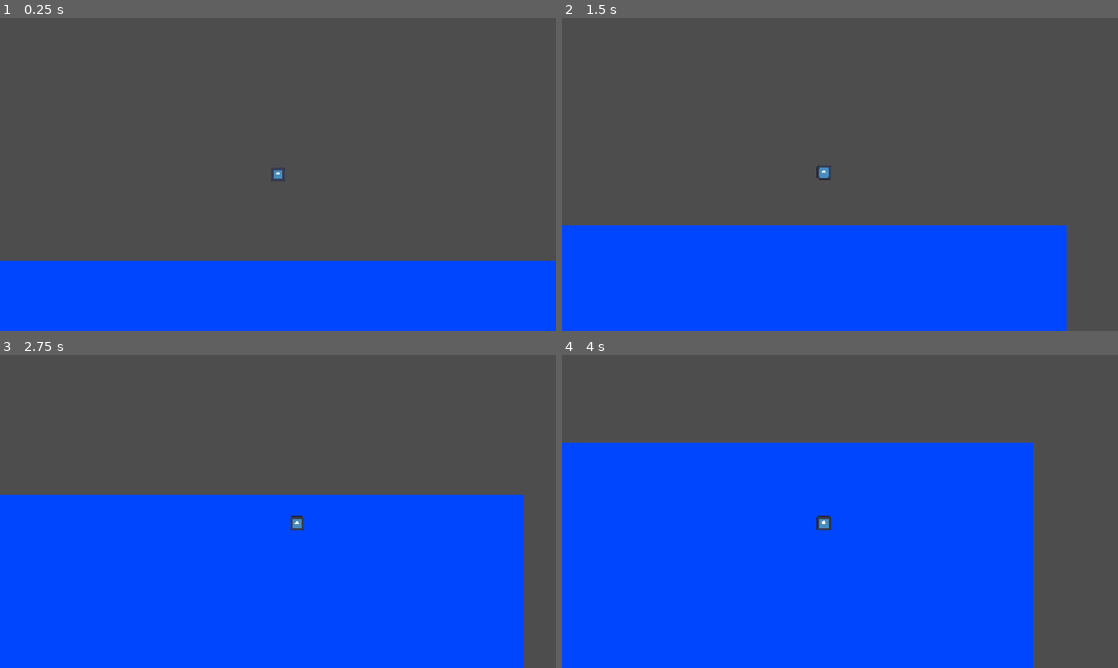
Above: before the commit, frames 1-4 (two rows, left to right).
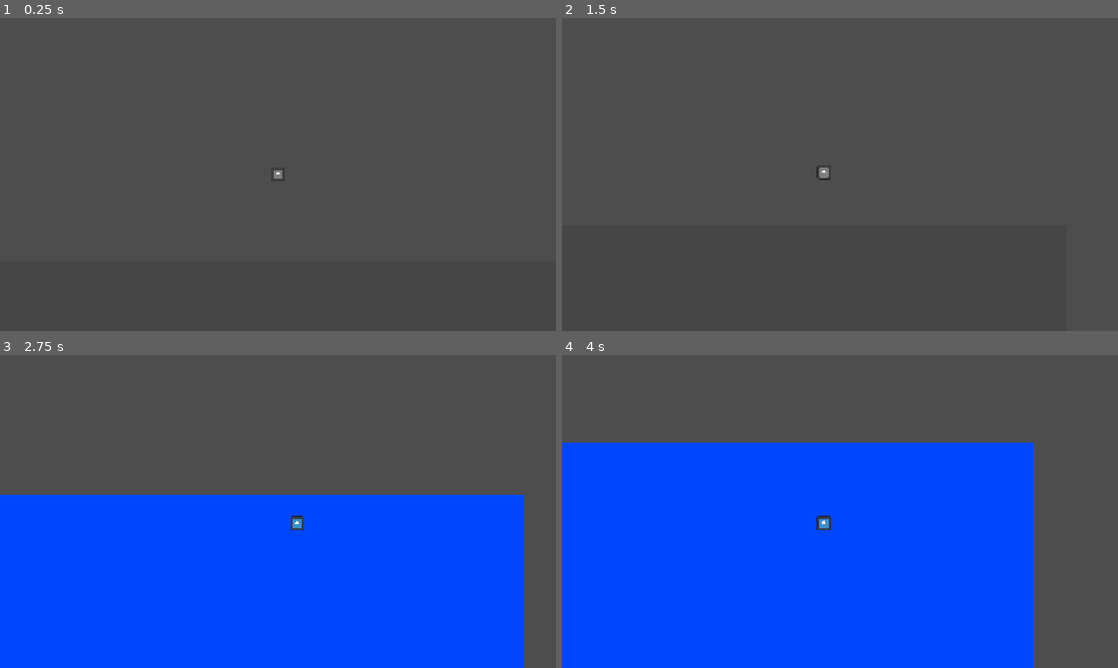
Above: after the commit, the same moments.

Repository: mason00james-cmyk/IceFisher
Game: Godot game, scene res://scenes/level_1.tscn
Same seed, same stepped clock (60 frames per second), same inputs: the game is played once before the commit and once after it. The engine's default icon, where the game draws it, is replaced by a stand-in: a white triangle on a blue panel in a dark square.
Inputs:
- Up to frame 1 (0.25 s): no input
- Up to frame 2 (1.5 s): tap Enter at 0.5 s; hold D (steer_right) 0.53-1.28 s; tap Space (cast) at 0.6 s; hold A (steer_left) from 1.28 s (still down); tap W (reel) at 1.35 s
- Up to frame 3 (2.75 s): release A (steer_left) at 2.03 s; hold D (steer_right) from 2.03 s (still down); tap Space (cast) at 2.1 s
- Up to frame 4 (4 s): tap W (reel) at 2.85 s; release D (steer_right) at 3.53 s; hold A (steer_left) from 3.53 s (still down); tap Space (cast) at 3.6 s

The runs differ from the first frame. In frame 1, 22% of the frame differs, in the area x 0-100%, y 48-100%; in frame 2, 31%, in the area x 0-91%, y 47-100%; in frame 3, less than 0.1%; in frame 4, less than 0.1%.

Commit message:
color shader
gray above, color below.

Diff:
--- a/scenes/level_1.tscn
+++ b/scenes/level_1.tscn
@@ -1,7 +1,9 @@
 [gd_scene format=3 uid="uid://m51eexi2yg12"]
 
+[ext_resource type="Script" uid="uid://c03i8gcfvm8rl" path="res://scripts/level.gd" id="1_5xbjy"]
 [ext_resource type="Texture2D" uid="uid://dueohcohekhw3" path="res://icon.svg" id="1_014kd"]
 [ext_resource type="Script" uid="uid://c6tt3ds2crnei" path="res://scripts/hook.gd" id="1_bswci"]
+[ext_resource type="Shader" uid="uid://fi7gmdd4ejnq" path="res://shaders/desaturate.gdshader" id="3_rus8k"]
 
 [sub_resource type="CircleShape2D" id="CircleShape2D_l885w"]
 radius = 12.0
@@ -9,7 +11,12 @@
 [sub_resource type="CircleShape2D" id="CircleShape2D_15krv"]
 radius = 22.203604
 
+[sub_resource type="ShaderMaterial" id="ShaderMaterial_l885w"]
+shader = ExtResource("3_rus8k")
+shader_parameter/saturation = 0.0
+
 [node name="Level" type="Node2D" unique_id=1837536374]
+script = ExtResource("1_5xbjy")
 
 [node name="WaterPlaceholder" type="ColorRect" parent="." unique_id=2074302051]
 offset_left = -640.0
@@ -36,3 +43,14 @@
 
 [node name="Camera2D" type="Camera2D" parent="Hook" unique_id=436906310]
 position_smoothing_enabled = true
+
+[node name="ColorFX" type="CanvasLayer" parent="." unique_id=984278124]
+
+[node name="ColorRect" type="ColorRect" parent="ColorFX" unique_id=2087667428]
+material = SubResource("ShaderMaterial_l885w")
+anchors_preset = 15
+anchor_right = 1.0
+anchor_bottom = 1.0
+grow_horizontal = 2
+grow_vertical = 2
+mouse_filter = 2
--- /dev/null
+++ b/scripts/level.gd
@@ -0,0 +1,17 @@
+extends Node2D
+
+@onready var hook = $Hook
+@onready var color_fx: ColorRect = $ColorFX/ColorRect
+
+func _ready():
+	color_fx.material.set_shader_parameter("saturation", 0.0)
+	hook.entered_water.connect(_on_enter_water)
+	hook.exited_water.connect(_on_exit_water)
+
+func _on_enter_water():
+	var t = create_tween()
+	t.tween_property(color_fx.material, "shader_parameter/saturation", 1.2, 0.4)
+
+func _on_exit_water():
+	var t = create_tween()
+	t.tween_property(color_fx.material, "shader_parameter/saturation", 0.0, 0.6)
--- /dev/null
+++ b/shaders/desaturate.gdshader
@@ -0,0 +1,10 @@
+shader_type canvas_item;
+
+uniform float saturation : hint_range(0.0, 1.5) = 0.0;
+uniform sampler2D screen_texture : hint_screen_texture, filter_linear_mipmap;
+
+void fragment() {
+	vec4 c = texture(screen_texture, SCREEN_UV);
+	float gray = dot(c.rgb, vec3(0.299, 0.587, 0.114));
+	COLOR = vec4(mix(vec3(gray), c.rgb, saturation), c.a);
+}
Not shown, added: scripts/level.gd.uid
Not shown, added: shaders/desaturate.gdshader.uid
